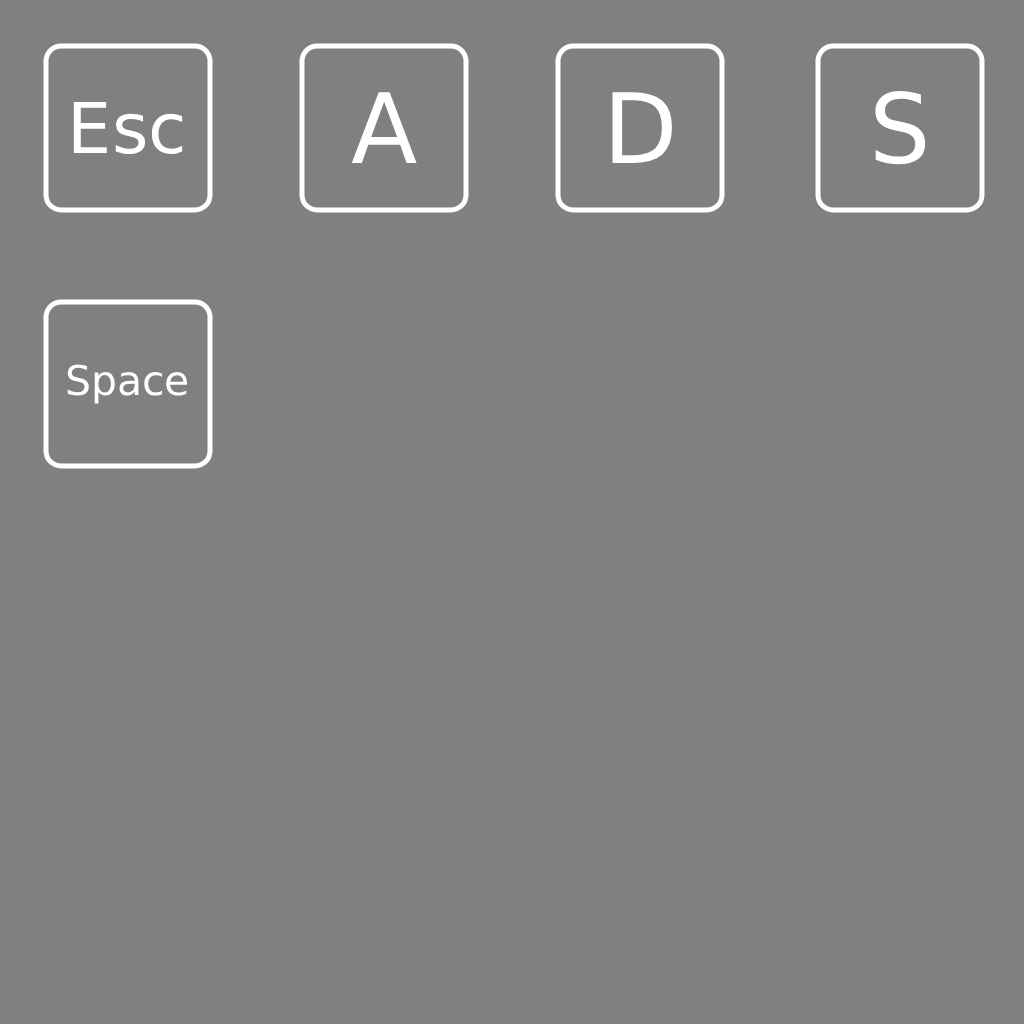
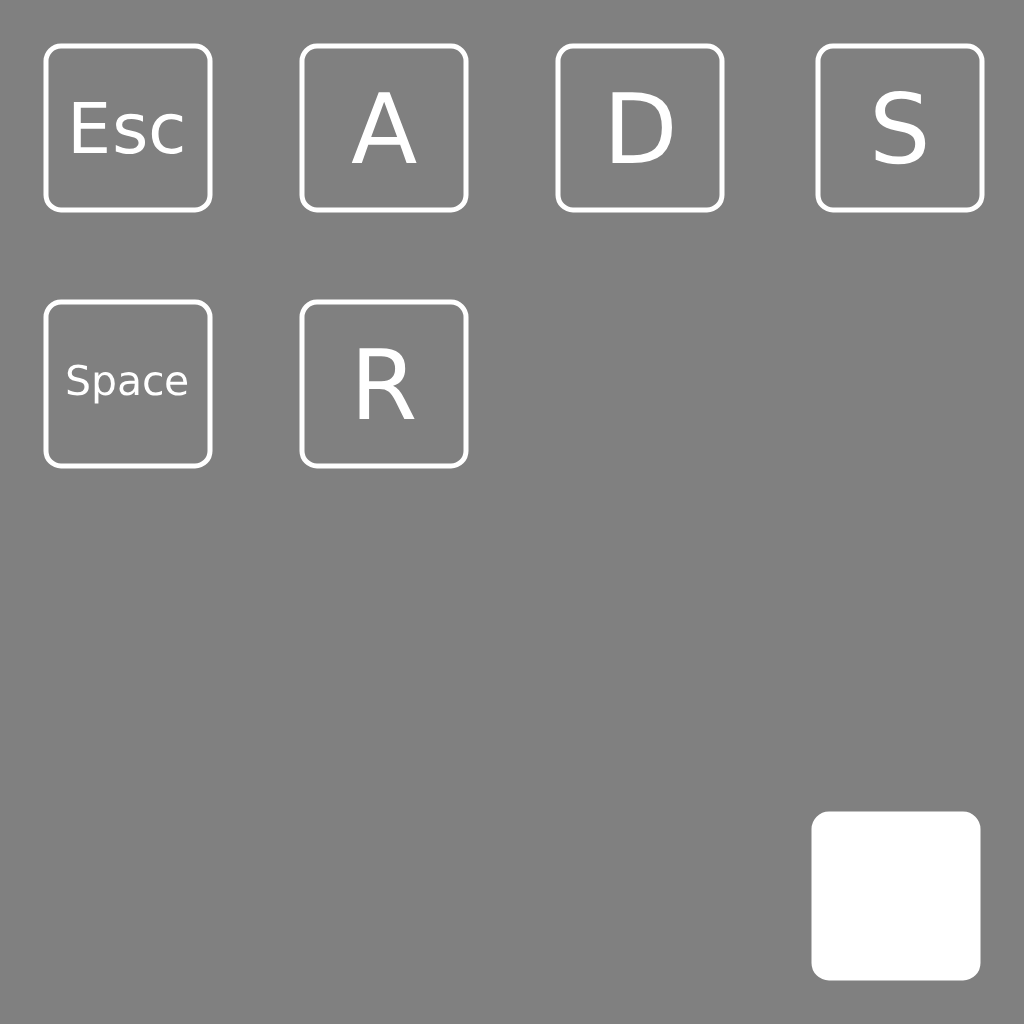
Revision of a layered 1024px x 1024px image; what changed, layer by layer:
added layer "A copy 4" above "모양 1 copy 5" over [359, 348, 415, 419]
